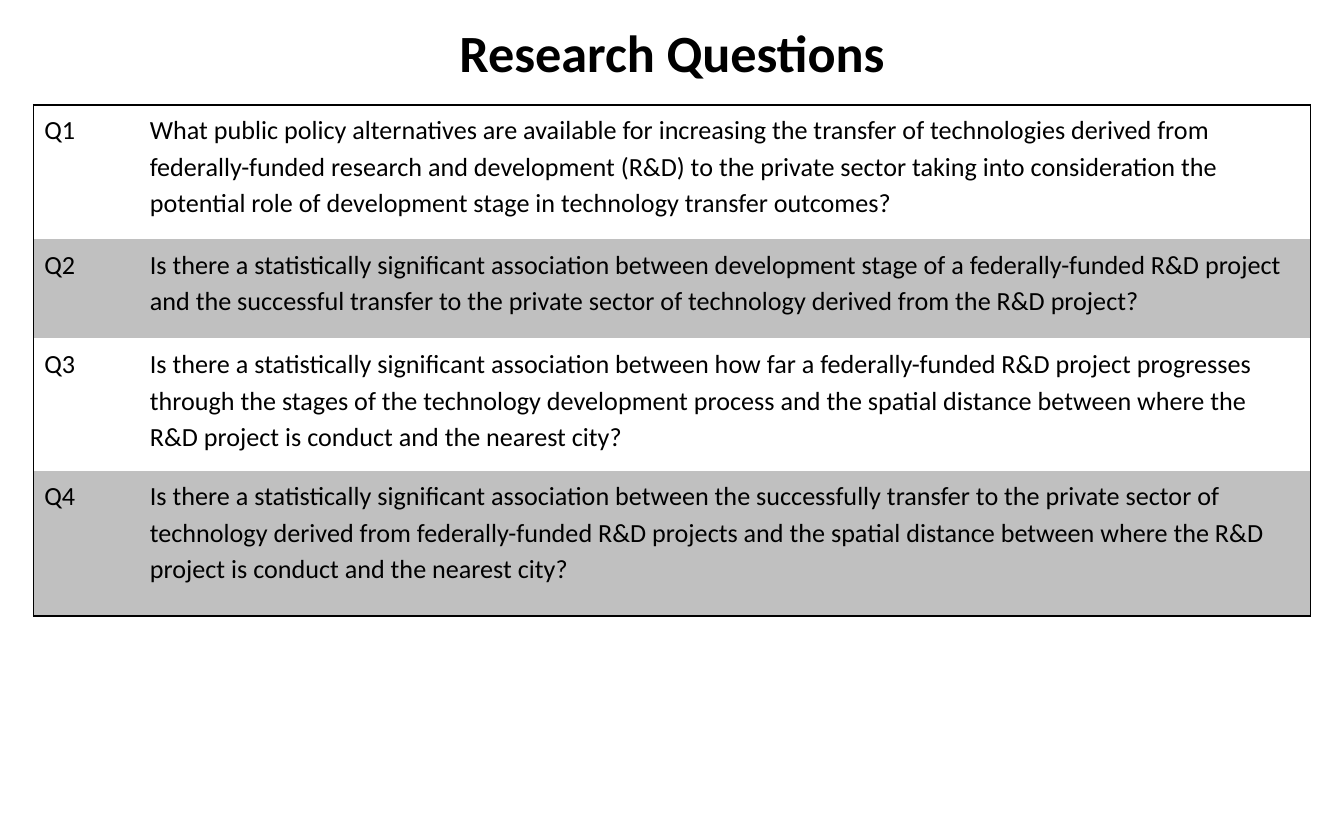
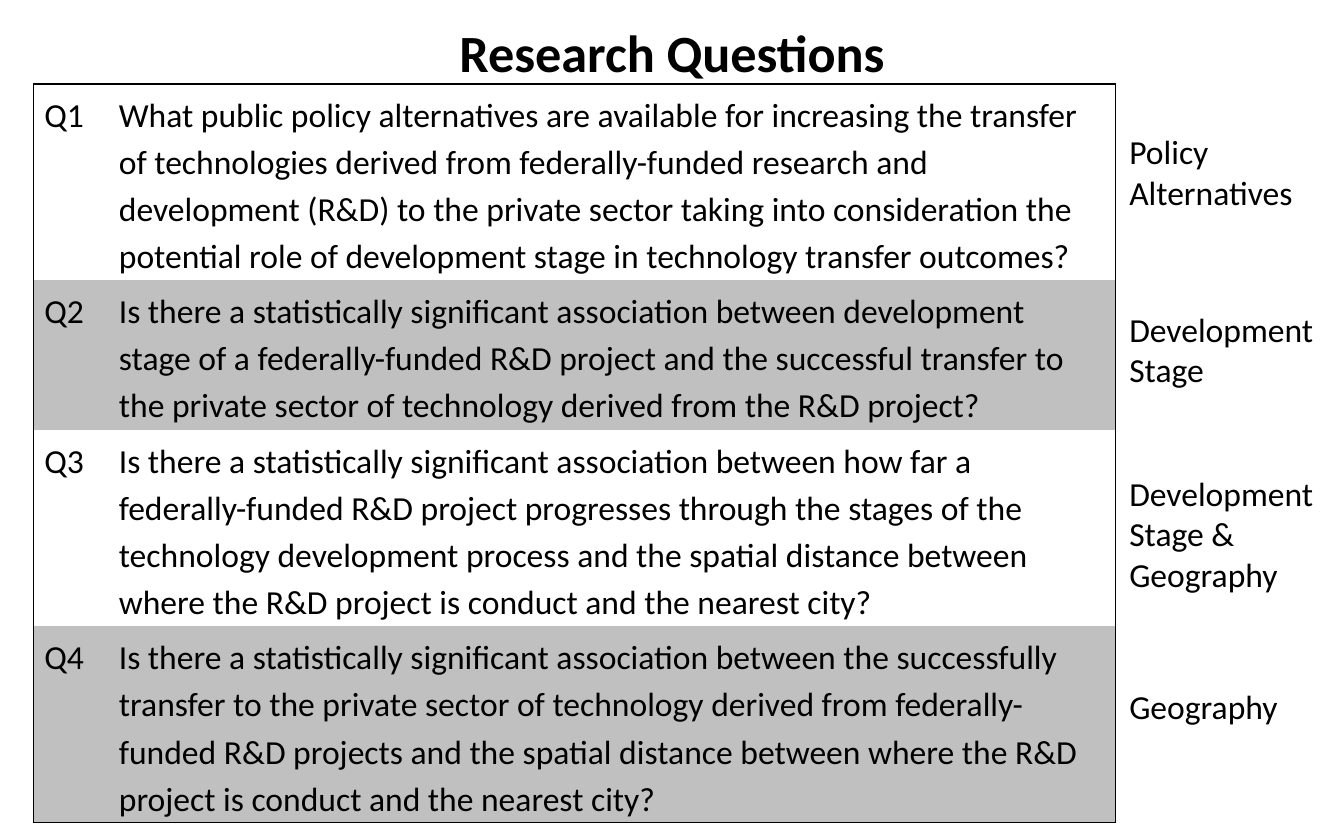
Before and after one commit to SLU-Courses-Townes/SOC5600, a slide deck: slide 6 of FinalProject/Presentation/Townes_SOC5600_FinalProject_Presentation.pptx (slide 7 before the commit). Drawn at 1344x840 pixels with LibreOffice and Linux fonts; fonts in the diff are those of the drawing. Boxes give left, top, right and bottom in pixels: in the first picture for what was removed or moved away, otherwise in the second. Text is boxed around its words. In the diff, an @@ line names an element or a change of style, - is before the commit and + after.

```diff
--- a/FinalProject/Presentation/Townes_SOC5600_FinalProject_Presentation.pptx
+++ b/FinalProject/Presentation/Townes_SOC5600_FinalProject_Presentation.pptx
@@ table at bbox=[34, 83, 1116, 823] @@
@@ size 14 to 18 pt @@
@@ table: place and size @@
-table at bbox=[34, 105, 1310, 616]
+table at bbox=[34, 83, 1116, 823]
@@ text added at bbox=[1129, 140, 1292, 206], 18 pt, text #000000 @@
+Policy Alternatives
@@ text added at bbox=[1129, 318, 1313, 388], 18 pt, text #000000 @@
+Development Stage
@@ text added at bbox=[1129, 482, 1313, 593], 18 pt, text #000000 @@
+Development Stage & Geography
@@ text added at bbox=[1129, 695, 1277, 725], 18 pt, text #000000 @@
+Geography
```
Also in this commit, not shown: 3 other slides changed, 5 slides added, 8 slides removed.
